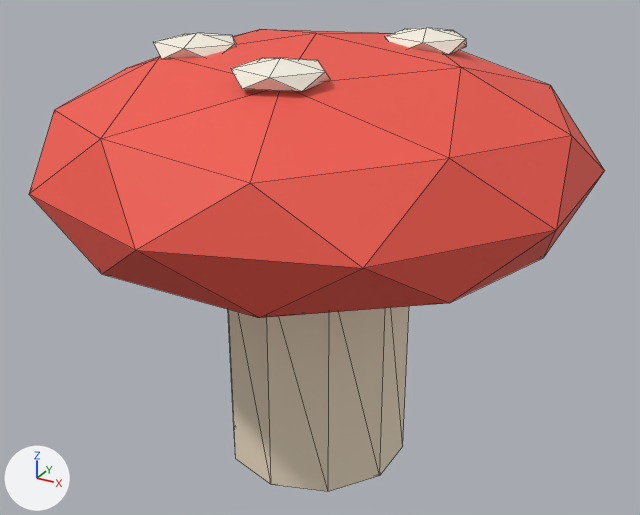
An edit to the glTF model assets/models/farm-kitchen/mushroom.glb, drawn before and after from the same camera.
One viewpoint serves both versions: a 50 mm lens placed at (0.627, -1.129, 0.916), pointed at (0.006, 0.001, 0.351). Arrows for +X, +Y and +Z are at lower left; the lights stay in place. The older version comes first. Mesh edges are drawn as thin lines. Where no turn or scale is listed for an object, it has been applied to the vertices. Vertices at exactly the same position are counted once.

In view in the first picture: 'cap', 'spot', 'spot.001', 'spot.002', 'stem'.
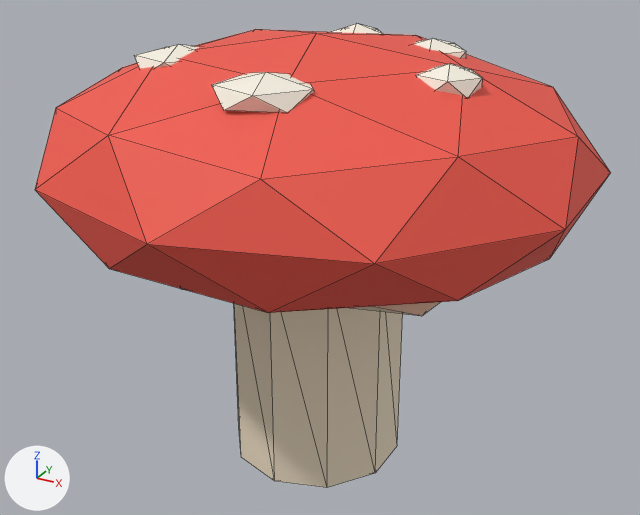
Patch to the scene script:
```diff
--- a/assets/models/farm-kitchen/mushroom.glb.py
+++ b/assets/models/farm-kitchen/mushroom.glb.py
@@ me_柱体_003 @@
 # used by ob_stem; location = (0.0, 0.0, 0.2)
-me_柱体_003.from_pydata(...)  # 20 vertices, 36 faces; spans x -0.143..0.143, y -0.15..0.15, z -0.19..0.19
+me_柱体_003.from_pydata(...)  # 20 vertices, 36 faces; spans x -0.133..0.133, y -0.14..0.14, z -0.19..0.19
+# me_柱体_003 part 1: the whole mesh is scaled about its middle by (0.933, 0.933, 1)
 me_柱体_003.materials.append(mat_cream_006)
@@ me_棱角球_057 @@
+me_棱角球_057.from_pydata(...)  # an icosphere of 20 faces spanning x -0.0492..0.0492, y -0.0468..0.0468, z -0.025..0.025
+me_棱角球_057.materials.append(mat_white_006)  # white #f9f3e5
@@ me_棱角球_056 @@
+me_棱角球_056.from_pydata(...)  # an icosphere of 20 faces spanning x -0.0447..0.0447, y -0.0425..0.0425, z -0.025..0.025
+me_棱角球_056.materials.append(mat_white_006)  # white #f9f3e5
@@ me_棱角球_055 @@
+me_棱角球_055.from_pydata(...)  # an icosphere of 20 faces spanning x -0.0671..0.0671, y -0.0638..0.0638, z -0.025..0.025
+me_棱角球_055.materials.append(mat_white_006)  # white #f9f3e5
@@ ob_cap @@
 ob_cap.location = (0.0, 0.0, 0.52)
-ob_cap.scale = (0.42, 0.42, 0.18)
+ob_cap.scale = (0.43, 0.4, 0.18)
@@ ob_spot @@
 ob_spot = bpy.data.objects.new('spot', me_棱角球_026)
-ob_spot.location = (-0.15, -0.08, 0.68)
-ob_spot.scale = (0.07, 0.07, 0.02)
+ob_spot.location = (0.0, 0.0, 0.39)
+ob_spot.scale = (0.33, 0.27, 0.045)
@@ ob_spot_001 @@
 ob_spot_001 = bpy.data.objects.new('spot.001', me_棱角球_027)
-ob_spot_001.location = (0.12, 0.12, 0.68)
-ob_spot_001.scale = (0.07, 0.07, 0.02)
+ob_spot_001.location = (0.13, 0.12, 0.66)
+ob_spot_001.scale = (0.06, 0.06, 0.025)
@@ ob_spot_002 @@
 ob_spot_002 = bpy.data.objects.new('spot.002', me_棱角球_028)
-ob_spot_002.location = (0.05, -0.18, 0.68)
-ob_spot_002.scale = (0.07, 0.07, 0.02)
+ob_spot_002.location = (-0.17, -0.1, 0.66)
+ob_spot_002.scale = (0.07, 0.07, 0.025)
@@ ob_white_mushroom_spot_004 @@
+ob_white_mushroom_spot_004 = bpy.data.objects.new('white mushroom spot.004', me_棱角球_057)
+ob_white_mushroom_spot_004.location = (-0.03, 0.19, 0.66)
@@ ob_white_mushroom_spot_003 @@
+ob_white_mushroom_spot_003 = bpy.data.objects.new('white mushroom spot.003', me_棱角球_056)
+ob_white_mushroom_spot_003.location = (0.22, -0.04, 0.66)
@@ ob_white_mushroom_spot_002 @@
+ob_white_mushroom_spot_002 = bpy.data.objects.new('white mushroom spot.002', me_棱角球_055)
+ob_white_mushroom_spot_002.location = (0.04, -0.2, 0.66)
```

What differs and where, as boxes (x1, y1, x2, y2) in the pictures (640 x 515 px):
'cap', rescaled: before (29, 29, 605, 318); after (35, 29, 611, 313)
'stem', rescaled (7% narrower): before (228, 306, 409, 491); after (234, 304, 403, 488)
'spot.002', moved, rescaled: before (231, 58, 330, 92); after (135, 44, 199, 68)
'white mushroom spot.002', added: after (212, 72, 315, 113)
'spot', moved, rescaled (mostly hidden afterwards): before (154, 33, 236, 59); after (183, 289, 440, 316)
'spot.001', moved, rescaled: before (385, 28, 466, 55); after (414, 39, 466, 58)
'white mushroom spot.003', added: after (416, 64, 483, 97)
'white mushroom spot.004', added: after (331, 24, 383, 34)
